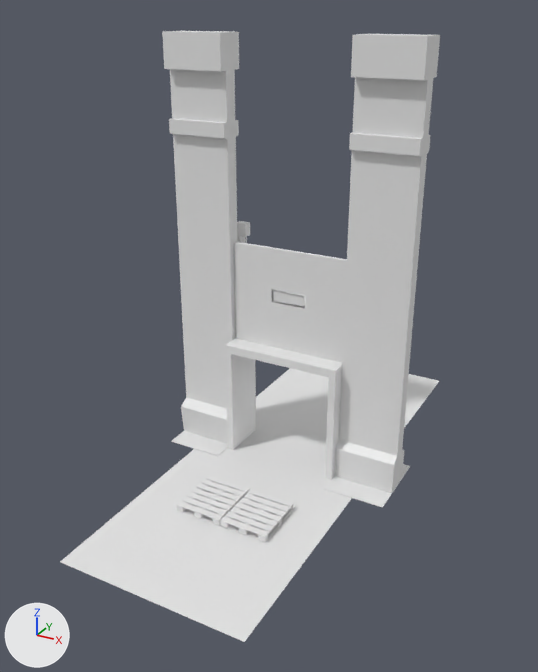
What one commit did to the FBX model Assets/5. Models/ShippingDoor2026.fbx.
Both versions are drawn from a 50 mm camera at (6.72, -13.09, 9.41) aimed at (-0.1, -0.7, 3.21). Every picture has the same lights, and +X, +Y and +Z are marked at lower left. The older version comes first. Materials are left out; every surface is plain grey. Where no turn or scale is listed for an object, it has been applied to the vertices.

The older version as bpy lines, for what is in view:
```python
ob_cube = bpy.data.objects.new('Cube', me_cube_012)
ob_cube.location = (0.0, 0.0, 3.62)
ob_ground = bpy.data.objects.new('Ground', me_plane)
ob_ground.location = (-0.01, 0.0, 0.0)
ob_mantle = bpy.data.objects.new('Mantle', me_cube_002)
ob_mantle.location = (0.0, 0.0, 0.0)
ob_mantle.scale = (1.0, 0.35, 1.0)
ob_plt1 = bpy.data.objects.new('Plt1', me_cube_004)
ob_plt1.location = (0.57, -2.37, 0.0)
ob_plt2 = bpy.data.objects.new('Plt2', me_cube_009)
ob_plt2.location = (-0.48, -2.37, 0.0)
ob_wall1_001 = bpy.data.objects.new('Wall1.001', me_cube_014)
ob_wall1_001.location = (2.0, 0.0, 0.0)
ob_wall1_325 = bpy.data.objects.new('Wall1.325', me_cube_013)
ob_wall1_325.location = (-2.0, 0.0, 0.0)
```
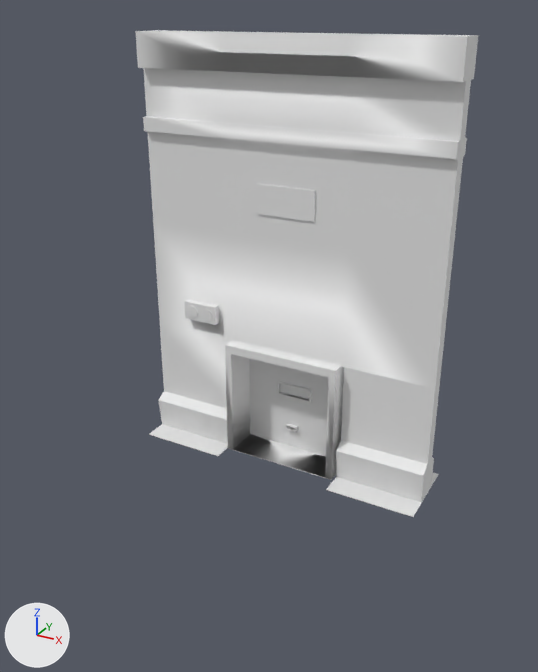
The change, as JSON lines over the scene's bpy script:
```json
{"block": "me_cube_002", "where": "# used by ob_mantle; location = (0.0, 0.0, 0.0); scale = (1.0, 0.35, 1.0)"}
{"op": "remove", "block": "me_cube_002", "code": "me_cube_002.from_pydata(...)  # 252 vertices, 191 faces; spans x -1.45..1.45, y -1.33..1.72, z 0.0..5.2"}
{"op": "add", "block": "me_cube_002", "code": "me_cube_002.from_pydata(...)  # 278 vertices, 237 faces; spans x -1.45..1.45, y -0.46..2.06, z 0.0..5.2"}
{"block": "me_cube_002", "change": "me_cube_002 part 1: the loose piece of 124 vertices spanning x -1.45..1.45, y -1.33..1.72, z 0.0..5.2 is rebuilt with 150 vertices and now spans x -1.45..1.45, y -0.46..2.06, z 0.0..5.2"}
{"block": "me_cube_002", "change": "other edits to the shape of me_cube_002 do not show in these pictures"}
{"op": "add", "block": "me_cube_002_1", "code": ["me_cube_002_1 = bpy.data.meshes.new('Cube.002')", "me_cube_002_1.from_pydata(...)  # 172 vertices, 192 faces; spans x -3.32..3.31, y -0.86..0.86, z 0.0..9.0"]}
{"op": "add", "block": "me_cube_012_1", "code": ["me_cube_012_1 = bpy.data.meshes.new('Cube.012')", "me_cube_012_1.from_pydata(...)  # 100 vertices, 99 faces; spans x -1.3..1.3, y 0.23..0.55, z 0.0..2.51"]}
{"op": "add", "block": "me_cube_006", "code": ["me_cube_006 = bpy.data.meshes.new('Cube.006')", "me_cube_006.from_pydata(...)  # a box spanning x -2.469..-1.66, y -0.312..0.334, z 3.004..3.413"]}
{"op": "add", "block": "me_cube_007", "code": ["me_cube_007 = bpy.data.meshes.new('Cube.007')", "me_cube_007.from_pydata(...)  # a box spanning x -0.647..0.632, y -0.187..0.217, z 5.599..6.211"]}
{"op": "remove", "block": "ob_wall1_001", "code": ["ob_wall1_001 = bpy.data.objects.new('Wall1.001', me_cube_014)", "ob_wall1_001.location = (2.0, 0.0, 0.0)"]}
{"op": "remove", "block": "ob_ground", "code": ["ob_ground = bpy.data.objects.new('Ground', me_plane)", "ob_ground.location = (-0.01, 0.0, 0.0)"]}
{"op": "remove", "block": "ob_plt1", "code": ["ob_plt1 = bpy.data.objects.new('Plt1', me_cube_004)", "ob_plt1.location = (0.57, -2.37, 0.0)"]}
{"op": "remove", "block": "ob_wall1_325", "code": ["ob_wall1_325 = bpy.data.objects.new('Wall1.325', me_cube_013)", "ob_wall1_325.location = (-2.0, 0.0, 0.0)"]}
{"op": "remove", "block": "ob_cube", "code": ["ob_cube = bpy.data.objects.new('Cube', me_cube_012)", "ob_cube.location = (0.0, 0.0, 3.62)"]}
{"op": "remove", "block": "ob_plt2", "code": ["ob_plt2 = bpy.data.objects.new('Plt2', me_cube_009)", "ob_plt2.location = (-0.48, -2.37, 0.0)"]}
{"op": "add", "block": "ob_mantle", "code": "ob_mantle.parent = ob_doorparent"}
{"op": "add", "block": "ob_doorparent", "code": ["ob_doorparent = bpy.data.objects.new('DoorParent', me_cube_002_1)", "ob_doorparent.location = (0.0, 0.0, 0.0)"]}
{"op": "add", "block": "ob_door", "code": ["ob_door = bpy.data.objects.new('Door', me_cube_012_1)", "ob_door.location = (0.0, 0.0, 0.0)"]}
{"op": "add", "block": "ob_doorlights", "code": ["ob_doorlights = bpy.data.objects.new('DoorLights', me_cube_006)", "ob_doorlights.location = (0.0, 0.0, 0.0)"]}
{"op": "add", "block": "ob_doornumber", "code": ["ob_doornumber = bpy.data.objects.new('DoorNumber', me_cube_007)", "ob_doornumber.location = (0.0, 0.0, 0.0)"]}
```

Boxes [x1, y1, x2, y2] around the edits, measured in the pictures (538 x 672 px):
```json
{"object": "DoorParent", "change": "added", "after": [135, 30, 478, 517]}
{"object": "Ground", "change": "deleted", "before": [60, 368, 439, 642]}
{"object": "Wall1.001", "change": "deleted", "before": [324, 34, 440, 508]}
{"object": "Wall1.325", "change": "deleted", "before": [162, 31, 239, 456]}
{"object": "Cube", "change": "deleted", "before": [234, 242, 347, 363]}
{"object": "Mantle", "change": "moved", "before": [225, 221, 342, 480], "after": [225, 340, 344, 480]}
{"object": "Door", "change": "added", "after": [249, 358, 329, 456]}
{"object": "Plt1", "change": "deleted", "before": [220, 489, 294, 543]}
{"object": "Plt2", "change": "deleted", "before": [177, 475, 250, 526]}
{"object": "DoorNumber", "change": "added", "after": [257, 184, 316, 222]}
{"object": "DoorLights", "change": "added", "after": [184, 299, 219, 325]}
```
